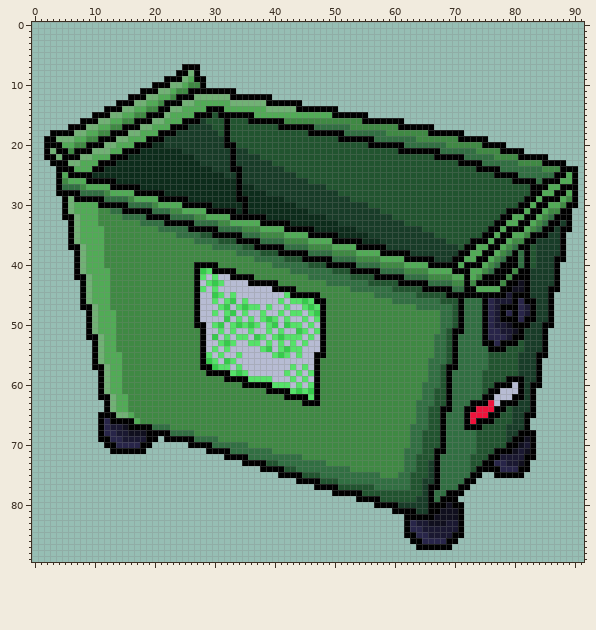
File history of a sprite sheet, Assets/Art/Sprites Novos/lixeira_abrindo_sem_tampa.png. Above is the file before it was changed.
The file is 92x90 pixels.
Now the later version:
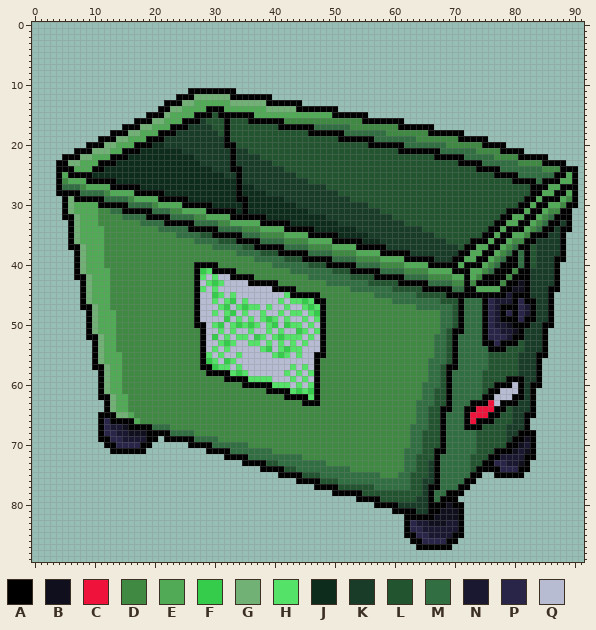
Palette (. is transparent): A #000000  B #100f1e  C #ef123b  D #3f8943  E #51ab56  F #35cb4b  G #71b175  H #55e269  J #0d2c1b  K #183c28  L #21542f  M #316f42  N #1a1831  P #282549  Q #b7bcd3
What changed:
y 7: x 25..27 AAA -> ...
y 8: x 24..27 AAGA -> ....
y 9: x 22..28 AAAGEAA -> .......
y 10: x 20..28 AAAGGEDDA -> .........
y 11: x 18..25 AAAGGEDD -> ........
y 12: x 16..23 AAAGGEED -> ........
y 13: x 14..21 AAAGGEED -> ........
y 14: x 12..20 AAAGGEEDD -> .........
y 15: x 10..18 AAAGGEEDD -> .........
y 16: x 8..16 AAAGGEEDD -> .........
y 17: x 6..14 AAAGGEEDD -> .........
y 18: x 3..12 AAAAGGEEDD -> ..........
y 19: x 2..10 AAGGGEEDD -> .........
y 20: x 2..8 AAAEEDD -> .......
y 21: x 2..6 AGAAD -> .....
y 22: x 2..4 AAG -> ...
y 23: x 3 A -> .
Boxes around the changes in both pictures, in picture pixels (x1, y1, x2, y2):
erased: (44, 64, 206, 166)
